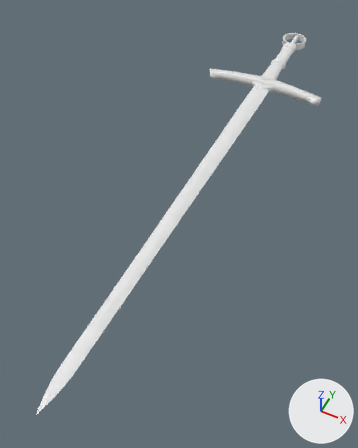
A saved change to the Blender file models/longsword/sword.blend.
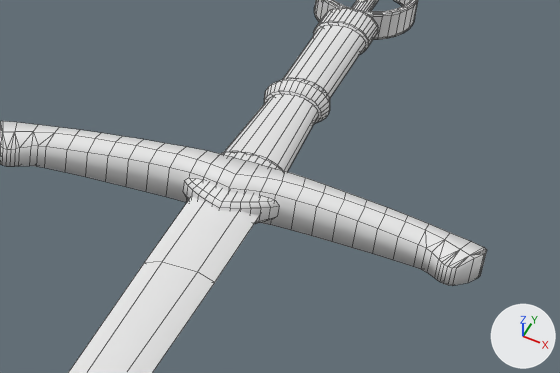
Old and new are each drawn whole from a 50 mm lens placed at (0.382, -1.464, 0.896), pointed at (-0.022, -0.656, -0.114) and again close up on the part from 59% to 94% of the width and 9% to 28% of the height. Arrows for +X, +Y and +Z are at lower right; the lights stay in place. The close-ups show mesh edges as thin lines. Materials are left out; every surface is plain grey.

In view in the first close-up: 'sword'.
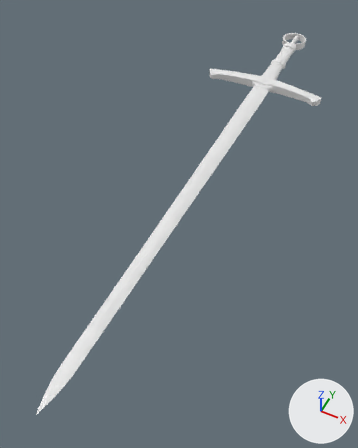
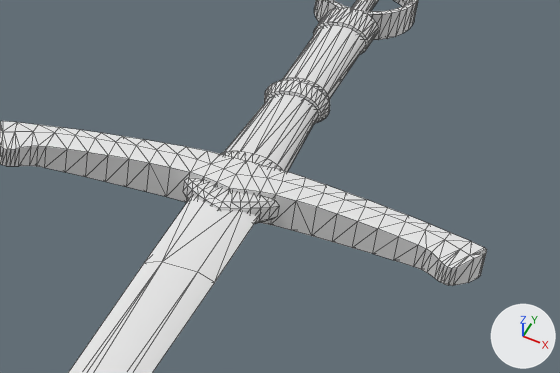
The newer file is also rescaled (x0.2), turned or shifted as a whole; pictures and numbers use the older file's frame.

What differs and where, as boxes (x1, y1, x2, y2) in the close-ups (560 x 373 px):
part 1 of me_blade_low, cut back
    before: (314, 0, 418, 48)
    after: (352, 0, 375, 11)
part 2 of me_blade_low, cut back
    before: (0, 134, 474, 286)
    after: (0, 132, 468, 285)

Patch to the scene script:
```diff
--- a/models/longsword/sword.blend.py
+++ b/models/longsword/sword.blend.py
@@ me_blade_low @@
 # used by ob_sword; location = (0.0, 0.0, 0.0)
-me_blade_low.from_pydata(...)  # 1331 vertices, 1296 faces; spans x -0.19..0.19, y -1.28..0.27, z -0.02..0.02
+me_blade_low.from_pydata(...)  # 955 vertices, 1746 faces; spans x -0.19..0.19, y -1.28..0.27, z -0.02..0.02
+# me_blade_low part 1: 8 vertices moved within x 0.0..0.01, y 0.18..0.27, z -0.01..0.01; 344 vertices removed from x -0.04..0.04, y 0.16..0.27, z -0.01..0.01
+# me_blade_low part 2: 5 vertices moved within x -0.17..0.17, y -0.12, z -0.01..0.01; 32 vertices removed from x -0.03..0.03, y -0.06, z -0.01..0.01
```
